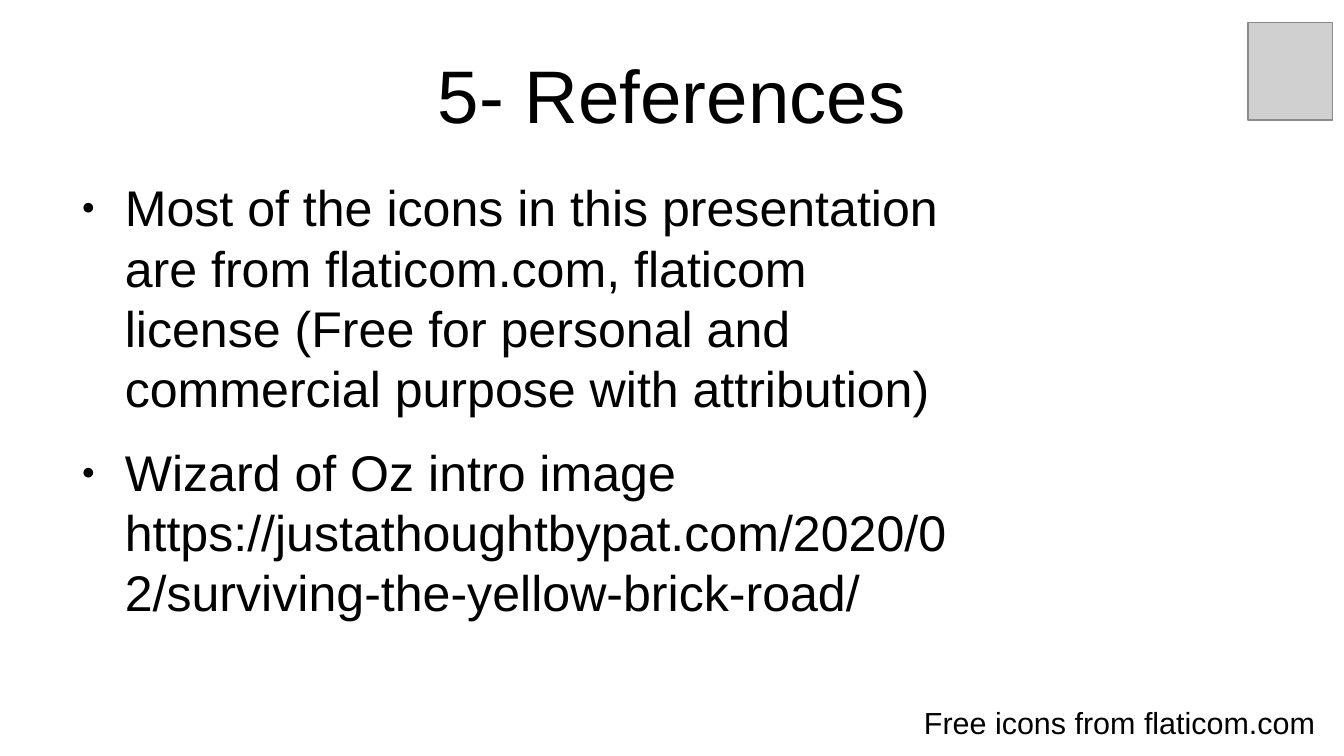
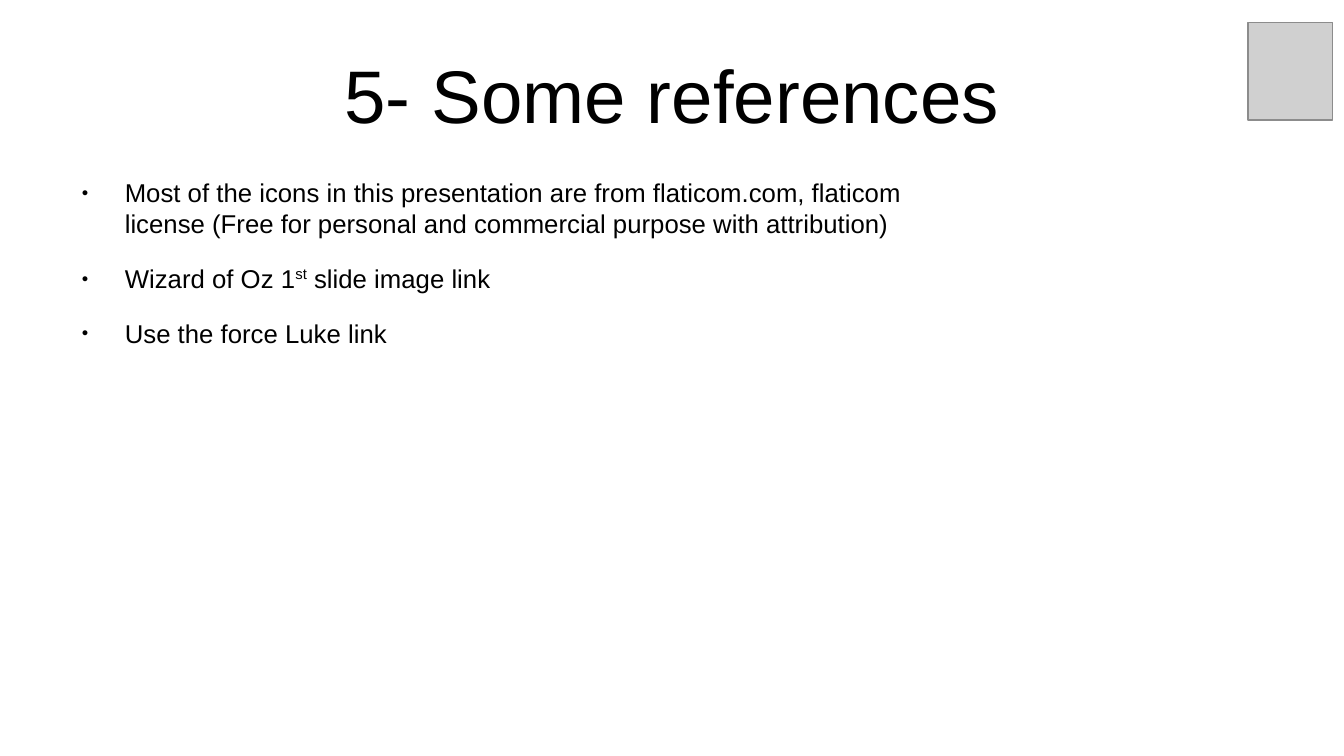
Before and after one commit to inigokintana/homelab-2-prod-ai-golden-path, a slide deck: slide 10 of docs/Presentation-homelab-2-prod-ai-golden-path.odp (slide 9 before the commit). Drawn at 1344x756 pixels with LibreOffice and Linux fonts; fonts in the diff are those of the drawing; grey boxes stand for pictures. Boxes give left, top, right and bottom in pixels: in the first picture for what was removed or moved away, otherwise in the second. Text is boxed around its words. In the diff, an @@ line names an element or a change of style, - is before the commit and + after.

```diff
--- a/docs/Presentation-homelab-2-prod-ai-golden-path.odp
+++ b/docs/Presentation-homelab-2-prod-ai-golden-path.odp
@@ title at (344,69,999,124): text changed @@
-5- References
+5- Some references
@@ text at (125,183,901,239): size 29.6 to 15.2 pt in "Most of the icons in this presentation ..." @@
@@ text at (125,269,491,344): text changed; size 29.6 to 15.2 pt @@
-● Wizard of Oz intro image https://justathoughtbypat.com/2020/02/surviving-the-yellow-brick-road/
+● Wizard of Oz 1st slide image link
+● Use the force Luke link
@@ text removed at (924,712,1315,735) @@
-Free icons from flaticom.com
```
Also in this commit, not shown: 7 other slides changed, 1 slide added, 4 other files.
